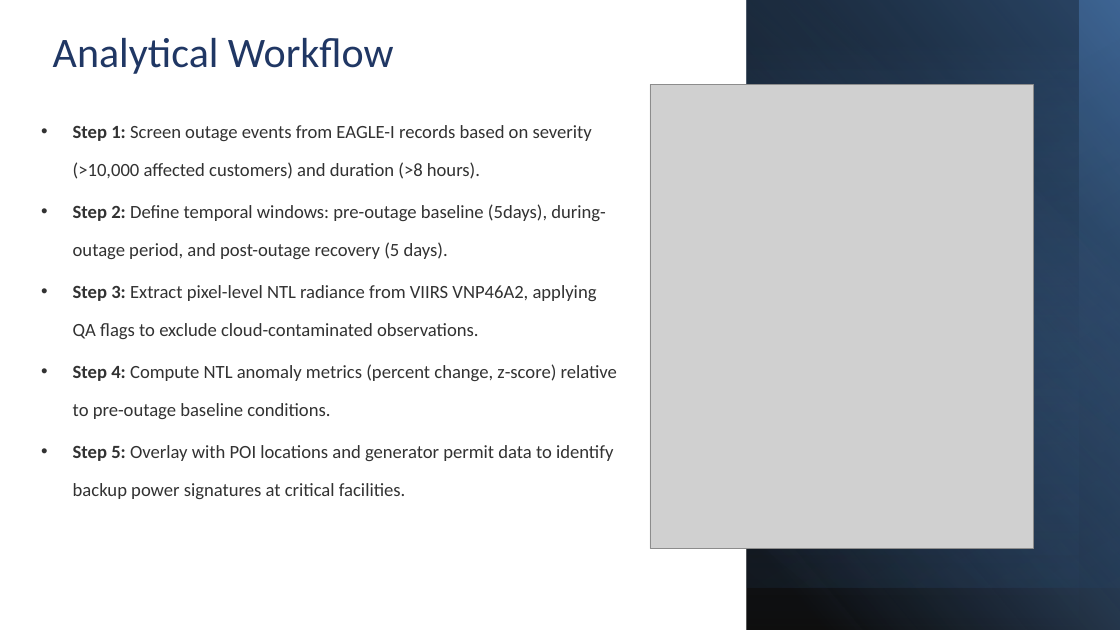
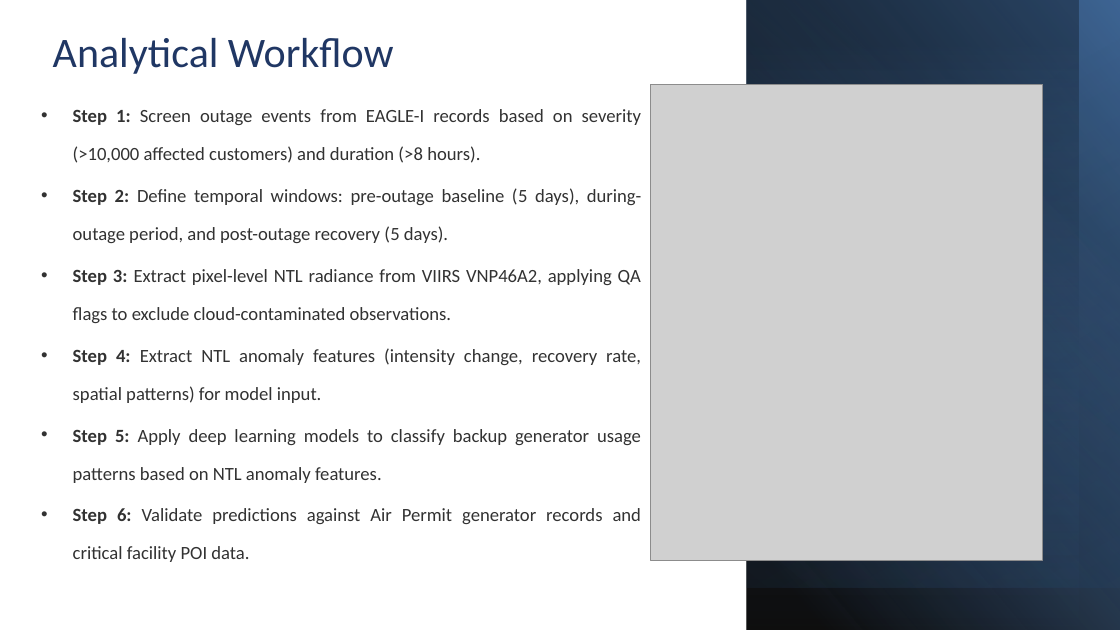
Before and after one commit to ZhiyuanZhaoMicheal/Practicum, a slide deck: slide 6 of docs/Backup_Generator_Project.pptx (slide 5 before the commit). Drawn at 1120x630 pixels with LibreOffice and Linux fonts; fonts in the diff are those of the drawing; grey boxes stand for pictures. Boxes give left, top, right and bottom in pixels: in the first picture for what was removed or moved away, otherwise in the second. Text is boxed around its words. In the diff, an @@ line names an element or a change of style, - is before the commit and + after.

```diff
--- a/docs/Backup_Generator_Project.pptx
+++ b/docs/Backup_Generator_Project.pptx
@@ text "Step 1: Screen outage events ..." moved from (x1=73, y1=125, x2=617, y2=499) to (x1=73, y1=109, x2=642, y2=562) @@
@@ picture resized from (x1=650, y1=84, x2=1033, y2=549) to (x1=650, y1=84, x2=1043, y2=560) @@
@@ text at (x1=73, y1=109, x2=641, y2=323): alignment left to justified @@
@@ text at (x1=73, y1=188, x2=642, y2=243): text changed @@
-• Step 2: Define temporal windows: pre-outage baseline (5days), during-outage period, and post-outage recovery (5 days).
+• Step 2: Define temporal windows: pre-outage baseline (5 days), during-outage period, and post-outage recovery (5 days).
@@ text at (x1=73, y1=348, x2=641, y2=562): text changed @@
-• Step 4: Compute NTL anomaly metrics (percent change, z-score) relative to pre-outage baseline conditions.
-• Step 5: Overlay with POI locations and generator permit data to identify backup power signatures at critical facilities.
+• Step 4: Extract NTL anomaly features (intensity change, recovery rate, spatial patterns) for model input.
+• Step 5: Apply deep learning models to classify backup generator usage patterns based on NTL anomaly features.
+• Step 6: Validate predictions against Air Permit generator records and critical facility POI data.
```
Also in this commit, not shown: 2 other slides changed, 5 slides added, 2 slides removed, 3 other files.
